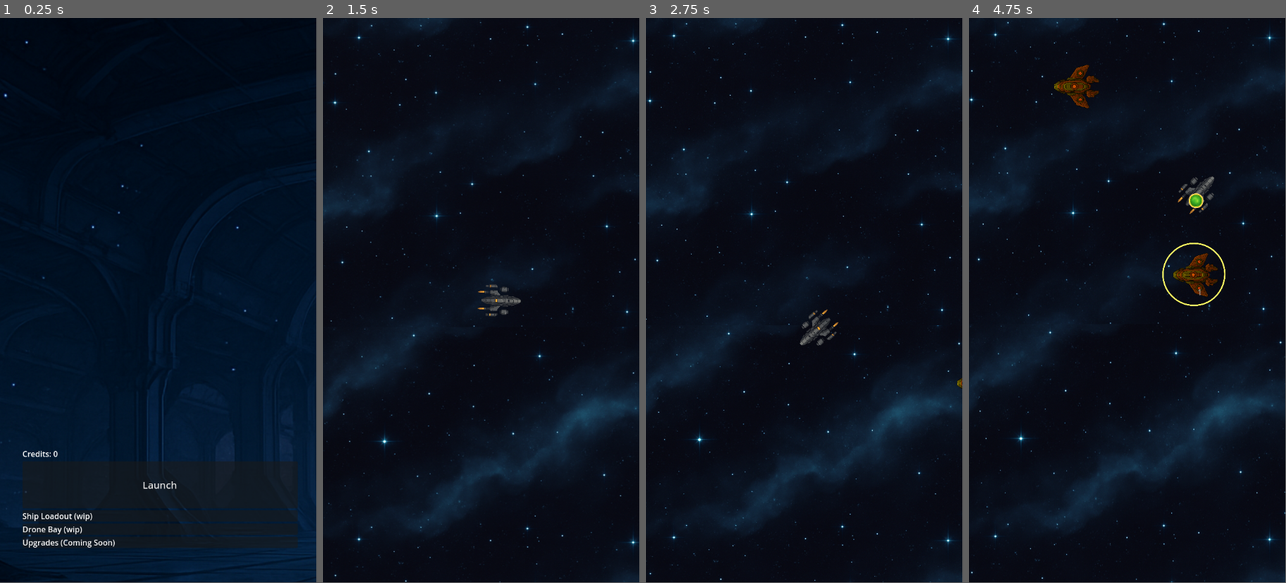
Above: before the commit, frames 1-4 (left to right).
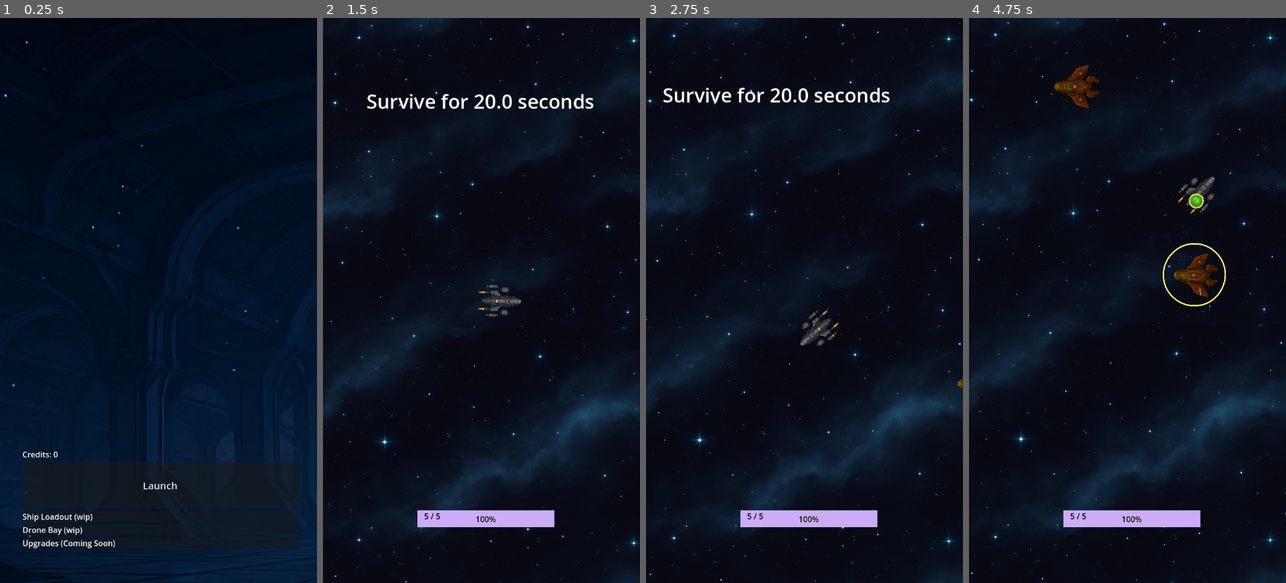
Above: after the commit, the same moments.

Repository: samjhill/echo-sector
Game: Godot game, scene res://hangar.tscn
Two runs of this game, one before a commit and one after it. Both use one fixed random seed, a clock stepped at 60 frames per second and the inputs below.
Inputs (mouse positions are in pixels of both pictures, inside the frame that each line leads up to):
- Up to frame 1 (0.25 s): no input
- Up to frame 2 (1.5 s): click "Launch" at 0.5 s; tap Enter at 1.25 s; move the mouse to (551, 272) at 1.27 s; hold Right (ui_right) from 1.28 s (still down); click (551, 272) at 1.42 s
- Up to frame 3 (2.75 s): move the mouse to (741, 328) at 2.02 s; release Right (ui_right) at 2.03 s; hold Down (ui_down) from 2.03 s (still down); click (741, 328) at 2.17 s
- Up to frame 4 (4.75 s): move the mouse to (1159, 176) at 2.77 s; release Down (ui_down) at 2.78 s; hold Right (ui_right) 2.78-3.53 s; click (1159, 176) at 2.92 s; move the mouse to (1257, 362) at 3.52 s; hold Up (ui_up) 3.53-4.28 s; click (1257, 362) at 3.67 s; move the mouse to (1222, 385) at 4.27 s; hold Left (ui_left) from 4.28 s (still down); click (1222, 385) at 4.42 s
In our replay, the window is 449x799 before the commit and 450x800 after it. These sizes can differ from the game's own. Grey fills any space a smaller window leaves; there, only what the larger window draws over its background counts as a difference.

The runs differ from the first frame. In frame 1, 0.7% of the frame differs, in the area x 4-100%, y 22-100%; in frame 2, 2.4%; in frame 3, 2.5%, in the area x 0-100%, y 0-100%; in frame 4, 2.2%.

Commit message:
deploy: dbc4368a7641564b55cde32a8644b081cc8b2b0e

Diff:
--- a/abyss_manager.gd
+++ b/abyss_manager.gd
@@ -1,6 +1,6 @@
 extends Node
 
-@export var duration: float = 5.0
+@export var duration: float = 20.0
 @export var exit_gate_scene: PackedScene
 @export var player: NodePath
 var time_elapsed := 0.0
@@ -10,6 +10,11 @@
 	time_elapsed = 0.0
 	running = true
 	print("Abyssal zone started.")
+	$GameIntroLabel.text = "Survive for " + str(duration) + " seconds"
+	$HideLabelTimer.start()
+
+func _on_HideLabelTimer_timeout():
+	$GameIntroLabel.visible = false
 
 func _process(delta):
 	if not running:
--- a/enemy.gd
+++ b/enemy.gd
@@ -5,7 +5,10 @@
 @export var color: Color = Color.RED
 @onready var sprite := $Sprite2D
 @export var damage_number_scene: PackedScene
+@export var fire_interval := 5
+@export var projectile_scene: PackedScene
 
+var fire_timer := 0.0
 var health: int
 
 func _ready():
@@ -23,6 +26,20 @@
 		var direction = (player.global_position - global_position).normalized()
 		velocity = direction * speed
 		move_and_slide()
+
+		# Handle firing
+		fire_timer += delta
+		if fire_timer >= fire_interval:
+			fire_timer = 0.0
+			shoot_at(player)
+
+func shoot_at(player: Node2D):
+	if not projectile_scene:
+		return
+	var bullet = projectile_scene.instantiate()
+	bullet.global_position = global_position
+	bullet.direction = (player.global_position - global_position).normalized()
+	get_tree().current_scene.add_child(bullet)
 
 func take_damage(amount: int):
 	health -= amount
--- a/enemy.tscn
+++ b/enemy.tscn
@@ -1,8 +1,9 @@
-[gd_scene load_steps=6 format=3 uid="uid://c1mhc7besptjh"]
+[gd_scene load_steps=7 format=3 uid="uid://c1mhc7besptjh"]
 
 [ext_resource type="Script" uid="uid://cgvlg1yny101p" path="res://enemy.gd" id="1_4gyqm"]
 [ext_resource type="PackedScene" uid="uid://kdaqhg2xsgop" path="res://floatingNumber.tscn" id="2_iifgy"]
 [ext_resource type="Texture2D" uid="uid://d2g05swoprxrr" path="res://ChatGPT Image Jul 16, 2025, 04_58_04 PM.png" id="2_qi2p4"]
+[ext_resource type="PackedScene" uid="uid://fan4w4k4bq1a" path="res://enemy_projectile.tscn" id="3_epg4t"]
 [ext_resource type="Texture2D" uid="uid://bbejyshrj1uio" path="res://lockring.png" id="3_qi2p4"]
 
 [sub_resource type="CircleShape2D" id="CircleShape2D_q6r6c"]
@@ -12,6 +13,7 @@
 input_pickable = true
 script = ExtResource("1_4gyqm")
 damage_number_scene = ExtResource("2_iifgy")
+projectile_scene = ExtResource("3_epg4t")
 
 [node name="Sprite2D" type="Sprite2D" parent="."]
 position = Vector2(1.90735e-06, 4.76837e-07)
--- /dev/null
+++ b/enemy_projectile.gd
@@ -0,0 +1,20 @@
+# enemy_projectile.gd
+extends Area2D
+
+@export var speed := 300.0
+var direction := Vector2.ZERO
+
+func _process(delta):
+	position += direction * speed * delta
+
+func _on_body_entered(body):
+	print("Projectile hit:", body)
+	if body.is_in_group("players"):
+		print("!~ player hit")
+		body.take_damage(1)
+		queue_free()
+	else:
+		print(body.get_groups())
+
+func _on_screen_exited():
+	queue_free()
--- /dev/null
+++ b/enemy_projectile.tscn
@@ -0,0 +1,23 @@
+[gd_scene load_steps=4 format=3 uid="uid://fan4w4k4bq1a"]
+
+[ext_resource type="Script" uid="uid://c4i54opv42fgw" path="res://enemy_projectile.gd" id="1_vpq67"]
+[ext_resource type="Texture2D" uid="uid://b0g15rwjky8xv" path="res://uranium.png" id="2_qxf0c"]
+
+[sub_resource type="CircleShape2D" id="CircleShape2D_a85iw"]
+radius = 12.0416
+
+[node name="EnemyProjectile" type="Area2D"]
+collision_layer = 2
+collision_mask = 2
+script = ExtResource("1_vpq67")
+
+[node name="Sprite2D" type="Sprite2D" parent="."]
+scale = Vector2(0.05, 0.05)
+texture = ExtResource("2_qxf0c")
+
+[node name="CollisionShape2D" type="CollisionShape2D" parent="."]
+shape = SubResource("CircleShape2D_a85iw")
+
+[node name="Node2D" type="Node2D" parent="."]
+
+[connection signal="body_entered" from="." to="." method="_on_body_entered"]
--- a/exitGate.tscn
+++ b/exitGate.tscn
@@ -4,7 +4,7 @@
 [ext_resource type="Texture2D" uid="uid://cxvlsyvf0locr" path="res://portal.png" id="2_yxllx"]
 
 [sub_resource type="CircleShape2D" id="CircleShape2D_yxllx"]
-radius = 53.3385
+radius = 167.863
 
 [node name="Area2D" type="Area2D"]
 collision_layer = 2
@@ -12,9 +12,16 @@
 script = ExtResource("1_qadmq")
 
 [node name="Sprite2D" type="Sprite2D" parent="."]
-scale = Vector2(0.1, 0.1)
+scale = Vector2(0.5, 0.5)
 texture = ExtResource("2_yxllx")
 
 [node name="CollisionShape2D" type="CollisionShape2D" parent="."]
 position = Vector2(0, -3)
 shape = SubResource("CircleShape2D_yxllx")
+
+[node name="Label" type="Label" parent="."]
+offset_left = -38.0
+offset_top = 212.0
+offset_right = 42.0
+offset_bottom = 235.0
+text = "Exit portal"
--- /dev/null
+++ b/game_over_screen.gd
@@ -0,0 +1,30 @@
+extends CanvasLayer
+
+func _ready():
+	$VBoxContainer/Button.pressed.connect(_on_return_pressed)
+
+func _on_return_pressed():
+	print("is paused? ", get_tree().paused)
+	print("returning to hangar screen")
+	call_deferred("change_to_hangar")
+
+func change_to_hangar():
+	print("hangar scene exists?", ResourceLoader.exists("res://hangar.tscn"))
+	print("Before switch:", get_tree().current_scene)
+
+	var hangar_scene = load("res://hangar.tscn")
+	if hangar_scene:
+		var hangar_instance = hangar_scene.instantiate()
+		hangar_instance.visible = true
+
+		# Remove all current root children to fully reset the scene tree
+		for child in get_tree().root.get_children():
+			child.queue_free()
+
+		get_tree().root.add_child(hangar_instance)
+		get_tree().current_scene = hangar_instance
+
+		print("Scene manually loaded and set as current.")
+		print("After switch:", get_tree().current_scene)
+	else:
+		print("Failed to load hangar.tscn")
--- /dev/null
+++ b/game_over_screen.tscn
@@ -0,0 +1,32 @@
+[gd_scene load_steps=3 format=3 uid="uid://bacogc2xxuel8"]
+
+[ext_resource type="Texture2D" uid="uid://xgmptlcb28gi" path="res://nebula.png" id="1_gt22q"]
+[ext_resource type="Script" uid="uid://wna6vvmlk4yj" path="res://game_over_screen.gd" id="1_w3hxg"]
+
+[node name="GameOverScreen" type="CanvasLayer"]
+script = ExtResource("1_w3hxg")
+
+[node name="TextureRect" type="TextureRect" parent="."]
+offset_left = -129.0
+offset_top = -69.0
+offset_right = 895.0
+offset_bottom = 1467.0
+texture = ExtResource("1_gt22q")
+
+[node name="VBoxContainer" type="VBoxContainer" parent="."]
+offset_left = 30.0
+offset_top = 605.0
+offset_right = 625.0
+offset_bottom = 838.0
+
+[node name="Label" type="Label" parent="VBoxContainer"]
+layout_mode = 2
+theme_override_font_sizes/font_size = 50
+text = "Game over"
+horizontal_alignment = 1
+
+[node name="Button" type="Button" parent="VBoxContainer"]
+layout_mode = 2
+size_flags_vertical = 3
+theme_override_font_sizes/font_size = 40
+text = "Return to hangar"
--- a/hangar.tscn
+++ b/hangar.tscn
@@ -5,7 +5,9 @@
 
 [sub_resource type="Theme" id="Theme_fpkqt"]
 
-[node name="Hangar" type="Control"]
+[node name="Node2D" type="Node2D"]
+
+[node name="Hangar" type="Control" parent="."]
 layout_mode = 3
 anchors_preset = 15
 anchor_right = 1.0
@@ -14,7 +16,7 @@
 grow_vertical = 2
 script = ExtResource("1_2d16u")
 
-[node name="VBoxContainer" type="VBoxContainer" parent="."]
+[node name="VBoxContainer" type="VBoxContainer" parent="Hangar"]
 z_index = 1
 layout_mode = 0
 offset_left = 46.0
@@ -23,38 +25,38 @@
 offset_bottom = 1082.0
 alignment = 1
 
-[node name="CreditsLabel" type="Label" parent="VBoxContainer"]
+[node name="CreditsLabel" type="Label" parent="Hangar/VBoxContainer"]
 layout_mode = 2
 
-[node name="LaunchButton" type="Button" parent="VBoxContainer"]
+[node name="LaunchButton" type="Button" parent="Hangar/VBoxContainer"]
 layout_mode = 2
 size_flags_vertical = 3
 theme = SubResource("Theme_fpkqt")
 theme_override_font_sizes/font_size = 20
 text = "Launch"
 
-[node name="ShipLoadout" type="PanelContainer" parent="VBoxContainer"]
+[node name="ShipLoadout" type="PanelContainer" parent="Hangar/VBoxContainer"]
 layout_mode = 2
 
-[node name="Label" type="Label" parent="VBoxContainer/ShipLoadout"]
+[node name="Label" type="Label" parent="Hangar/VBoxContainer/ShipLoadout"]
 layout_mode = 2
 text = "Ship Loadout (wip)"
 
-[node name="DronePanel" type="PanelContainer" parent="VBoxContainer"]
+[node name="DronePanel" type="PanelContainer" parent="Hangar/VBoxContainer"]
 layout_mode = 2
 
-[node name="Label" type="Label" parent="VBoxContainer/DronePanel"]
+[node name="Label" type="Label" parent="Hangar/VBoxContainer/DronePanel"]
 layout_mode = 2
 text = "Drone Bay (wip)"
 
-[node name="UpgradePanel" type="PanelContainer" parent="VBoxContainer"]
+[node name="UpgradePanel" type="PanelContainer" parent="Hangar/VBoxContainer"]
 layout_mode = 2
 
-[node name="Label" type="Label" parent="VBoxContainer/UpgradePanel"]
+[node name="Label" type="Label" parent="Hangar/VBoxContainer/UpgradePanel"]
 layout_mode = 2
 text = "Upgrades (Coming Soon)"
 
-[node name="TextureRect" type="TextureRect" parent="."]
+[node name="TextureRect" type="TextureRect" parent="Hangar"]
 layout_mode = 0
 offset_left = -433.0
 offset_top = -126.0
--- a/node_2d.tscn
+++ b/node_2d.tscn
@@ -9,14 +9,15 @@
 [ext_resource type="Texture2D" uid="uid://d1jbu5nbuijs1" path="res://starmap.png" id="7_d21ai"]
 [ext_resource type="Texture2D" uid="uid://b5yswutk2ywoo" path="res://starfield.png" id="8_rj586"]
 
+[sub_resource type="StyleBoxFlat" id="StyleBoxFlat_rj586"]
+bg_color = Color(0.794921, 0.676217, 0.96922, 1)
+
 [node name="Game" type="Node2D"]
 script = ExtResource("1_epypp")
 enemy_scene = ExtResource("2_epypp")
 
 [node name="Player" parent="." instance=ExtResource("3_0hol4")]
 position = Vector2(200, 500)
-collision_layer = 2
-collision_mask = 2
 projectile_scene = ExtResource("4_0hol4")
 
 [node name="Enemy" parent="." instance=ExtResource("2_epypp")]
@@ -26,6 +27,19 @@
 [node name="AbyssManager" type="Node" parent="."]
 script = ExtResource("5_q6r6c")
 exit_gate_scene = ExtResource("6_kdubu")
+
+[node name="GameIntroLabel" type="Label" parent="AbyssManager"]
+offset_left = -123.0
+offset_top = 66.0
+offset_right = 524.0
+offset_bottom = 137.0
+theme_override_font_sizes/font_size = 40
+text = "Survive for 30 seconds"
+horizontal_alignment = 1
+
+[node name="HideLabelTimer" type="Timer" parent="AbyssManager"]
+wait_time = 3.0
+one_shot = true
 
 [node name="ParallaxBackground" type="ParallaxBackground" parent="."]
 
@@ -48,3 +62,27 @@
 mouse_filter = 2
 texture = ExtResource("8_rj586")
 stretch_mode = 1
+
+[node name="UI" type="CanvasLayer" parent="."]
+
+[node name="HealthBar" type="ProgressBar" parent="UI"]
+offset_left = 193.0
+offset_top = 1004.0
+offset_right = 473.0
+offset_bottom = 1038.0
+theme_override_colors/font_color = Color(0, 0, 0, 1)
+theme_override_colors/font_outline_color = Color(1, 1, 1, 1)
+theme_override_constants/outline_size = 1
+theme_override_styles/fill = SubResource("StyleBoxFlat_rj586")
+max_value = 5.0
+value = 5.0
+
+[node name="Label" type="Label" parent="UI/HealthBar"]
+layout_mode = 0
+offset_left = 14.0
+offset_right = 92.0
+offset_bottom = 34.0
+theme_override_colors/font_color = Color(0, 0, 0, 1)
+theme_override_colors/font_outline_color = Color(0, 0, 0, 1)
+
+[connection signal="timeout" from="AbyssManager/HideLabelTimer" to="AbyssManager" method="_on_HideLabelTimer_timeout"]
--- a/player.gd
+++ b/player.gd
@@ -7,9 +7,12 @@
 @export var rotation_speed := 5.0
 @export var orbit_radius := 180.0
 @export var orbit_speed := 1.0  # radians per second
+@export var max_health := 5
 
 @onready var camera = $Camera2D
+@onready var health_bar = get_tree().root.get_node("Game/UI/HealthBar")
 
+var current_health := max_health
 var target_position: Vector2
 var moving_to_target := false
 var orbiting := false
@@ -21,12 +24,33 @@
 func _ready():
 	set_process_input(true)
 	add_to_group("players")
+	current_health = max_health
+	update_health_ui()
 
 func _input(event):
 	if event is InputEventScreenTouch and event.pressed:
 		_set_target(event.position)
 	elif event is InputEventMouseButton and event.pressed:
 		_set_target(event.position)
+
+func take_damage(amount: int):
+	print("player took damage", amount)
+	current_health -= amount
+	update_health_ui()
+	if current_health <= 0:
+		die()
+
+func update_health_ui():
+	if health_bar and health_bar.has_method("set_value"):
+		health_bar.set_value(current_health)
+		var label = health_bar.get_node("Label")
+		label.text = "%d / %d" % [current_health, max_health]
+
+func die():
+	print("Player has died. Game Over.")
+	var game_over_screen = preload("res://game_over_screen.tscn").instantiate()
+	get_tree().root.add_child(game_over_screen)
+	queue_free()
 
 func _set_target(pos: Vector2):
 	target_position = pos
@@ -80,7 +104,6 @@
 	move_and_slide()
 
 func _process(delta):
-	print("Current target:", current_target)
 	if current_target and is_instance_valid(current_target):
 		fire_timer += delta
 		if fire_timer >= fire_interval:
@@ -101,6 +124,11 @@
 
 func lock_on_target(target: Node2D):
 	print("Locking on target:", target.name)
+	if current_target == target:
+		# Already locked on, don't toggle off on second tap
+		print("Already locked on target:", target.name)
+		return
+
 	if current_target and current_target.has_method("set_locked"):
 		current_target.set_locked(false)
 
@@ -112,4 +140,5 @@
 		fire_timer = 0.0  # Reset cooldown
 		if current_target.has_method("set_locked"):
 			current_target.set_locked(true)
+			print("locked onto:", target.name)
 		_set_target(target.global_position)
--- a/player.tscn
+++ b/player.tscn
@@ -7,6 +7,8 @@
 radius = 36.1248
 
 [node name="Player" type="CharacterBody2D" groups=["players"]]
+collision_layer = 2
+collision_mask = 2
 script = ExtResource("1_onrkg")
 
 [node name="Sprite2D" type="Sprite2D" parent="."]
--- a/project.godot
+++ b/project.godot
@@ -23,6 +23,7 @@
 
 window/size/viewport_width=648
 window/size/viewport_height=1152
+window/stretch/mode="viewport"
 window/handheld/orientation=1
 
 [input]
--- a/win_screen.gd
+++ b/win_screen.gd
@@ -3,8 +3,8 @@
 @export var credits_earned: int = 0
 
 func _ready():
-	$VBoxContainer/VictoryLabel.text = "You Escaped!"
-	$VBoxContainer/RewardLabel.text = "You earned " + str(credits_earned) + " credits!"
+	#$VBoxContainer/VictoryLabel.text = "You Escaped!"
+	$VBoxContainer/RewardLabel.text = "You earned " + str(credits_earned) + " credits"
 
 	$VBoxContainer/ReturnButton.pressed.connect(_on_return_pressed)
 
--- a/win_screen.tscn
+++ b/win_screen.tscn
@@ -1,6 +1,7 @@
-[gd_scene load_steps=2 format=3 uid="uid://djx3yo164xjrr"]
+[gd_scene load_steps=3 format=3 uid="uid://djx3yo164xjrr"]
 
 [ext_resource type="Script" uid="uid://bl6ulwxwiukyv" path="res://win_screen.gd" id="1_l2arl"]
+[ext_resource type="Texture2D" uid="uid://d1jbu5nbuijs1" path="res://starmap.png" id="2_wmwda"]
 
 [node name="WinScreen" type="Control"]
 layout_mode = 3
@@ -11,19 +12,44 @@
 grow_vertical = 2
 script = ExtResource("1_l2arl")
 
+[node name="TextureRect" type="TextureRect" parent="."]
+layout_mode = 0
+offset_left = -172.0
+offset_top = -119.0
+offset_right = 852.0
+offset_bottom = 1417.0
+texture = ExtResource("2_wmwda")
+
+[node name="ColorRect" type="ColorRect" parent="."]
+layout_mode = 0
+offset_left = -15.0
+offset_top = 724.0
+offset_right = 657.0
+offset_bottom = 1148.0
+color = Color(0.290196, 0.290196, 0.290196, 0.721569)
+
 [node name="VBoxContainer" type="VBoxContainer" parent="."]
 layout_mode = 0
-offset_right = 40.0
-offset_bottom = 40.0
+offset_left = 35.0
+offset_top = 804.0
+offset_right = 590.0
+offset_bottom = 1053.0
 
 [node name="VictoryLabel" type="Label" parent="VBoxContainer"]
 layout_mode = 2
-text = "You escaped!"
+theme_type_variation = &"GraphFrameTitleLabel"
+theme_override_font_sizes/font_size = 45
+text = "Mission Complete!"
+horizontal_alignment = 1
 
 [node name="RewardLabel" type="Label" parent="VBoxContainer"]
 layout_mode = 2
+theme_override_font_sizes/font_size = 30
 text = "You earned 25 credits"
+horizontal_alignment = 1
 
 [node name="ReturnButton" type="Button" parent="VBoxContainer"]
 layout_mode = 2
+size_flags_vertical = 3
+theme_override_font_sizes/font_size = 30
 text = "Return to hangar"
Not shown, added: enemy_projectile.gd.uid
Not shown, added: game_over_screen.gd.uid
Binary file added: nebula.png
Not shown, added: nebula.png.import
Not shown: 1 places in node_2d.tscn that only renumber resources
Not shown, changed: index.pck
Not shown, changed: index.wasm
